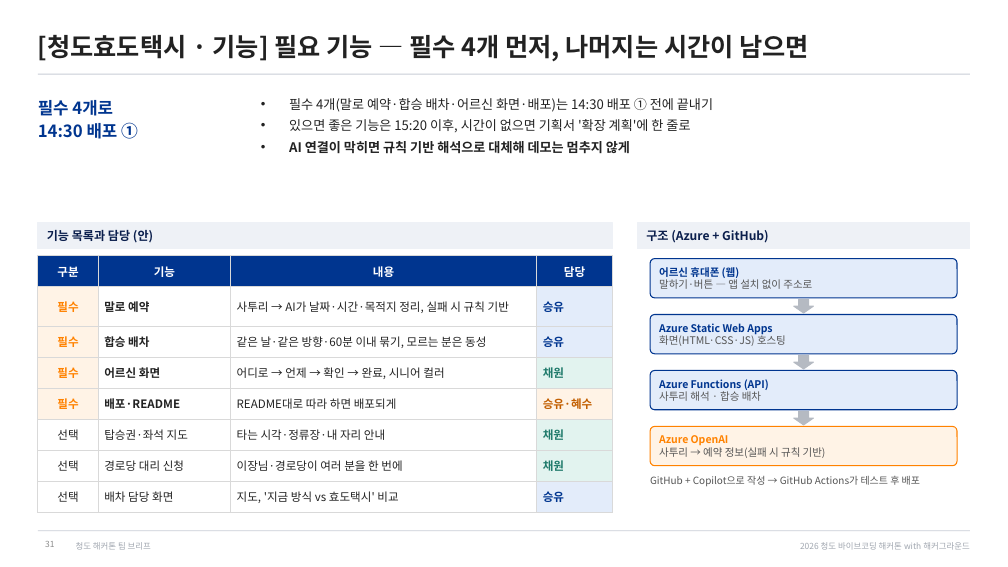
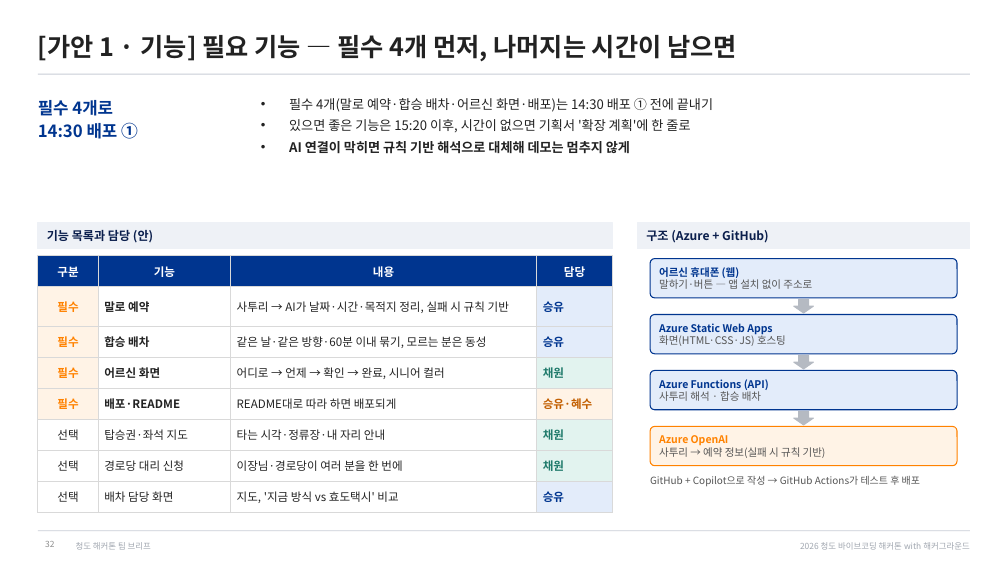
Before and after one commit to fordgril307-wq/Cheongdo_Hackathon, a slide deck: slide 32 of docs/team-brief/청도해커톤_팀브리프.pptx (slide 31 before the commit). Drawn at 1008x567 pixels with LibreOffice and Linux fonts; fonts in the diff are those of the drawing. Boxes give left, top, right and bottom in pixels: in the first picture for what was removed or moved away, otherwise in the second. Text is boxed around its words. In the diff, an @@ line names an element or a change of style, - is before the commit and + after.

```diff
--- a/docs/team-brief/청도해커톤_팀브리프.pptx
+++ b/docs/team-brief/청도해커톤_팀브리프.pptx
@@ title at (x1=38, y1=35, x2=737, y2=61): text changed @@
-[청도효도택시 · 기능] 필요 기능 — 필수 4개 먼저, 나머지는 시간이 남으면
+[가안 1 · 기능] 필요 기능 — 필수 4개 먼저, 나머지는 시간이 남으면
```
Also in this commit, not shown: 4 other slides changed, 6 slides added, 3 other files.
